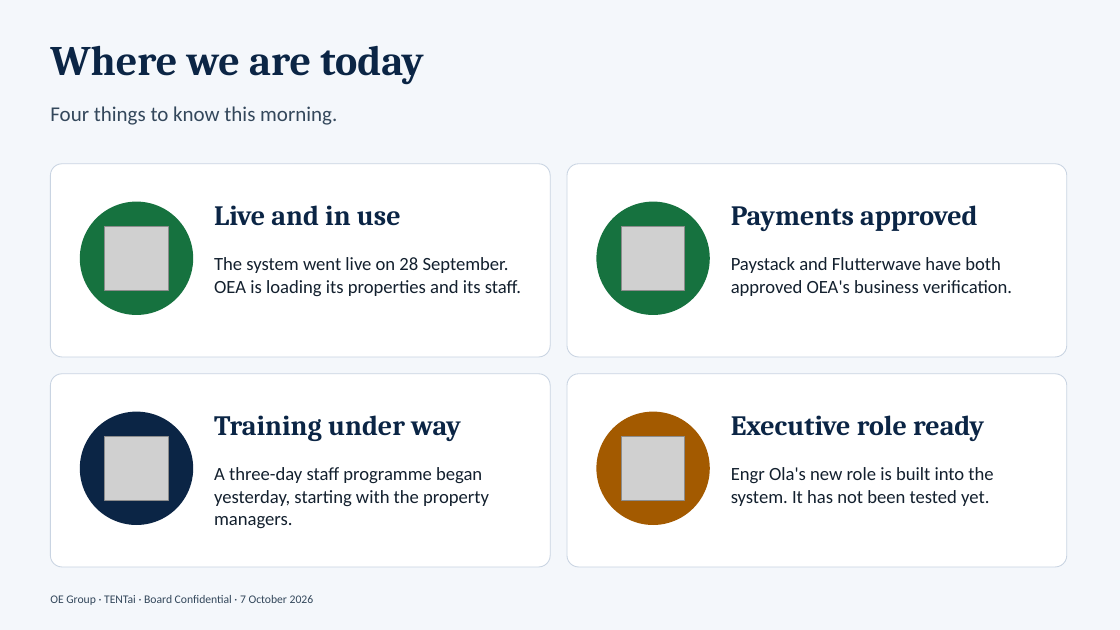
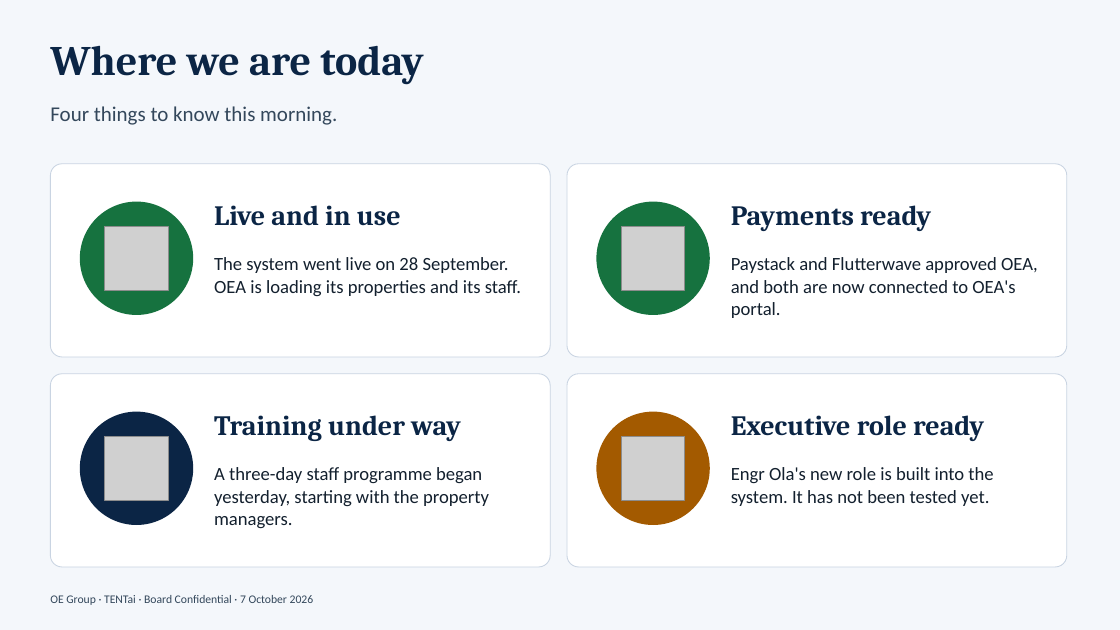
Before and after one commit to tfmlictmgr-collab/oe-group-ipms, a slide deck: slide 2 of docs/OE_Group_Production_Cutover.pptx. Drawn at 1120x630 pixels with LibreOffice and Linux fonts; fonts in the diff are those of the drawing; grey boxes stand for pictures. Boxes give left, top, right and bottom in pixels: in the first picture for what was removed or moved away, otherwise in the second. Text is boxed around its words. In the diff, an @@ line names an element or a change of style, - is before the commit and + after.

```diff
--- a/docs/OE_Group_Production_Cutover.pptx
+++ b/docs/OE_Group_Production_Cutover.pptx
@@ text at box(731, 205, 931, 231): text changed @@
-Payments approved
+Payments ready
@@ text at box(731, 257, 1038, 318): text changed @@
-Paystack and Flutterwave have both approved OEA's business verification.
+Paystack and Flutterwave approved OEA, and both are now connected to OEA's portal.
```
Also in this commit, not shown: 7 other slides changed.
